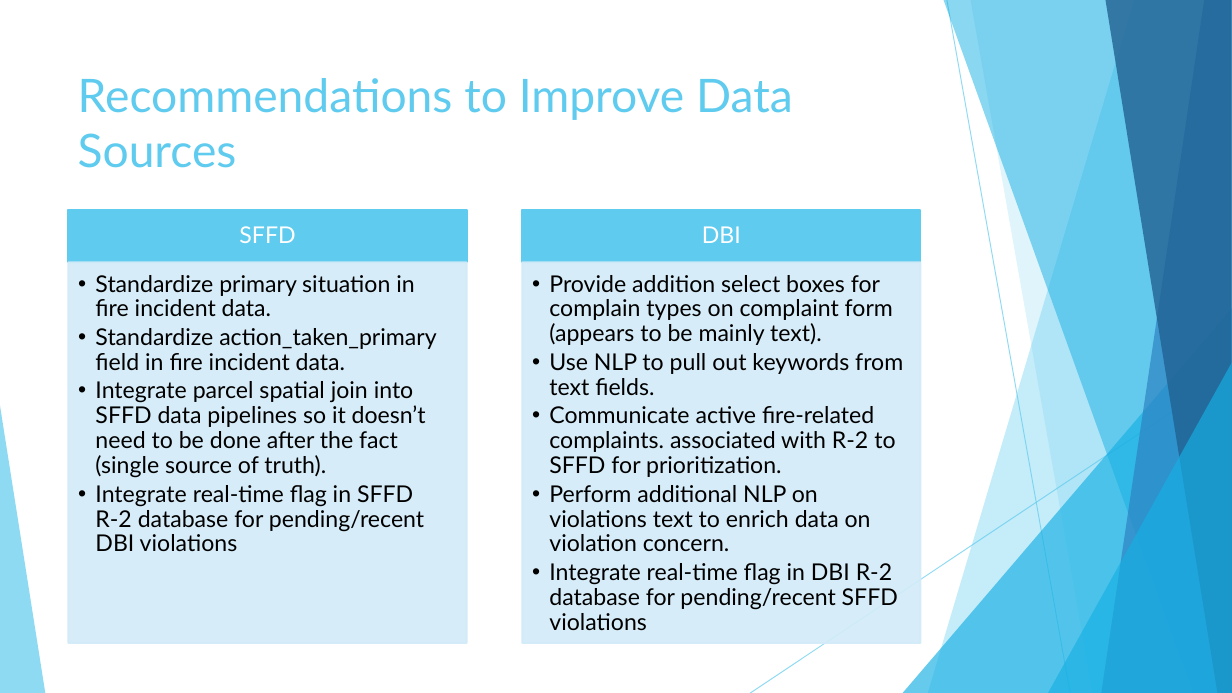
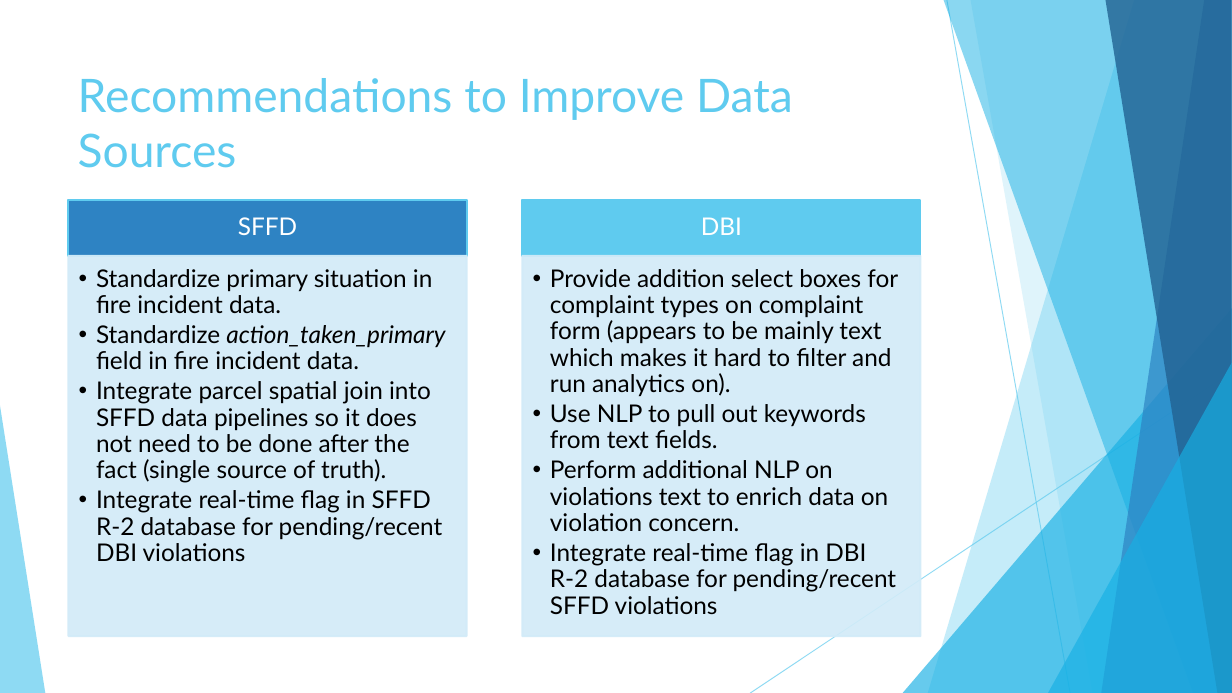
Before and after one commit to justinirving314/sfpd_ds_question, a slide deck: slide 11 of SFPD Interview Presentation.pptx. Drawn at 1232x693 pixels with LibreOffice and Linux fonts; fonts in the diff are those of the drawing. Boxes give left, top, right and bottom in pixels: in the first picture for what was removed or moved away, otherwise in the second. Text is boxed around its words. In the diff, an @@ line names an element or a change of style, - is before the commit and + after.

```diff
--- a/SFPD Interview Presentation.pptx
+++ b/SFPD Interview Presentation.pptx
@@ 2 texts, 2 rectangles moved together from (x1=68, y1=210, x2=921, y2=262) to (x1=68, y1=201, x2=921, y2=256) @@
@@ text "SFFD" at (x1=238, y1=217, x2=297, y2=235): size 18 to 19 pt @@
@@ rectangle at (x1=68, y1=201, x2=467, y2=256): fill #5FCBEF to #2E83C3 @@
@@ text "DBI" at (x1=701, y1=217, x2=742, y2=235): size 18 to 19 pt @@
@@ rectangle moved from (x1=68, y1=262, x2=467, y2=643) to (x1=68, y1=256, x2=467, y2=637) @@
@@ text at (x1=96, y1=269, x2=445, y2=562): size 18 to 19 pt in "Standardize primary situation in fire incident data.", "Standardize action_taken_primary field in fire incident data ...", "Integrate real-time flag in SFFD R-2 database ..."; italic on in "action_taken_primary" @@
@@ rectangle moved from (x1=522, y1=262, x2=921, y2=643) to (x1=522, y1=256, x2=921, y2=637) @@
@@ text at (x1=550, y1=269, x2=898, y2=397): text changed; size 18 to 19 pt @@
-  • Provide addition select boxes for complain types on complaint form (appears to be mainly text).
+  • Provide addition select boxes for complaint types on complaint form (appears to be mainly text which makes it hard to filter and run analytics on).
@@ text at (x1=96, y1=381, x2=431, y2=483): text changed; size 18 to 19 pt @@
-  • Integrate parcel spatial join into SFFD data pipelines so it doesn’t need to be done after the fact (single source of truth).
+  • Integrate parcel spatial join into SFFD data pipelines so it does not need to be done after the fact (single source of truth).
@@ text at (x1=549, y1=406, x2=895, y2=477): paragraph removed @@
-  • Communicate active fire-related complaints. associated with R-2 to SFFD for prioritization.
@@ text at (x1=550, y1=404, x2=897, y2=615): size 18 to 19 pt in "Use NLP to pull out keywords from ...", "Perform additional NLP on violations text to ...", "Integrate real-time flag in DBI R-2 database ..." @@
```
Also in this commit, not shown: 10 other slides changed, 4 other files.
